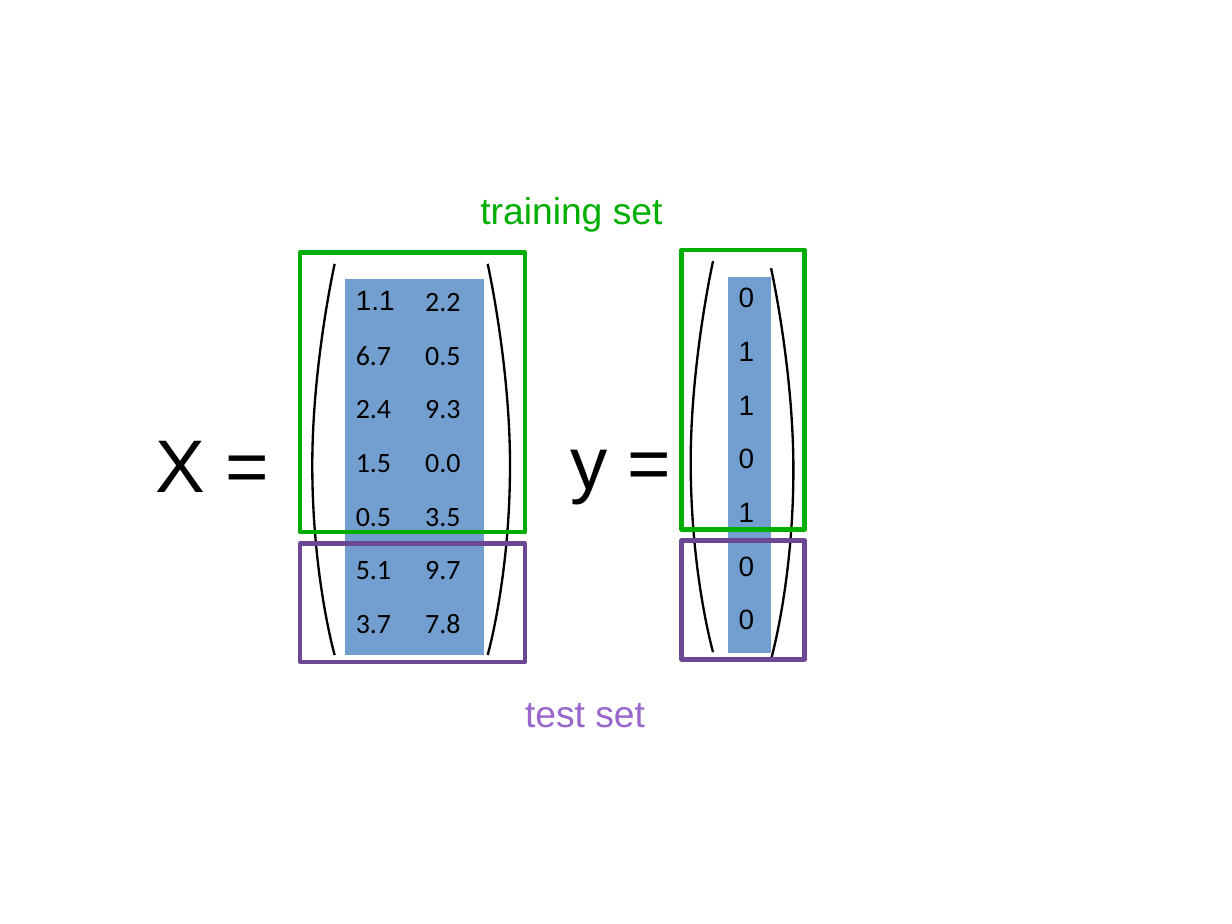
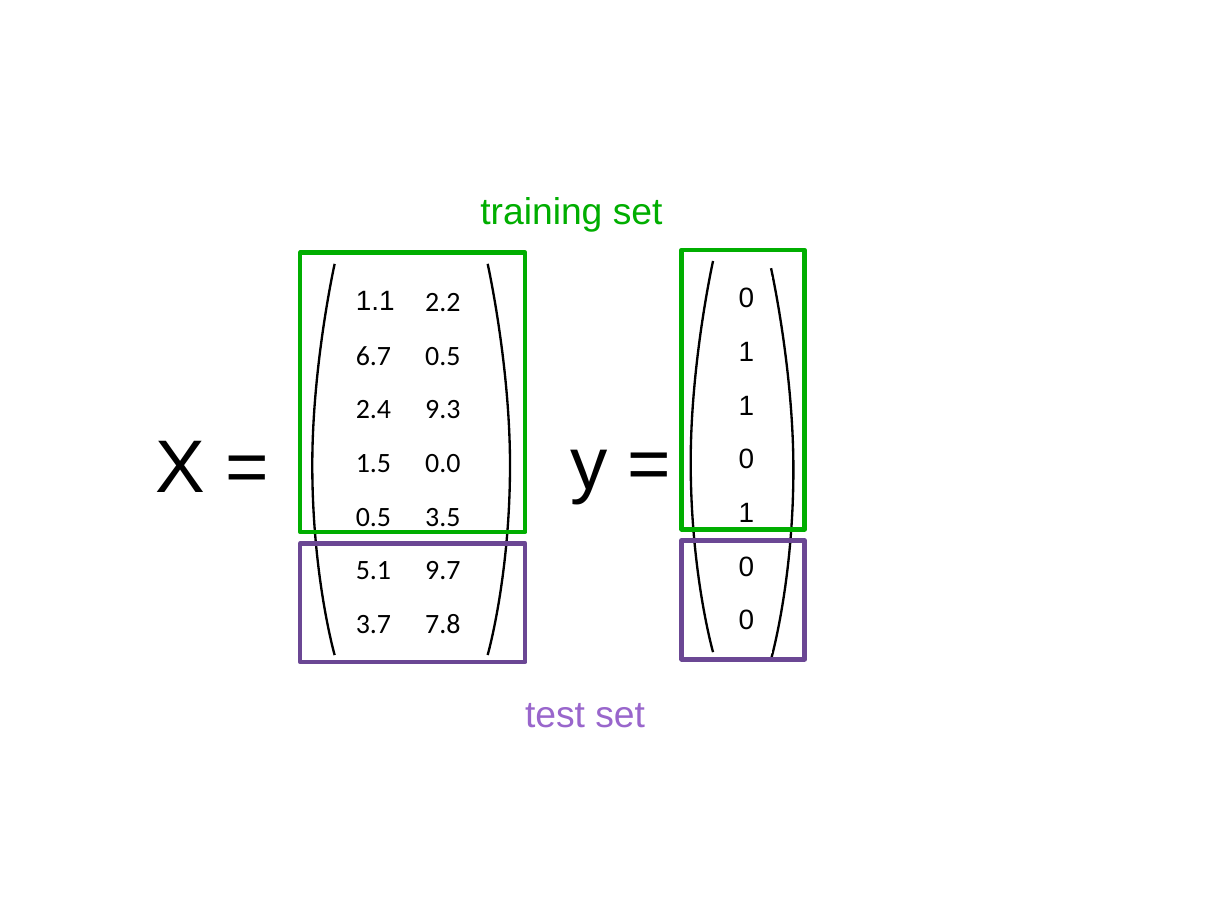
Before and after one commit to DS-BootCamp-DSI-Columbia/AY2017-2018-Winter-Collaboratory, a slide deck: slide 2 of Bootcamp-materials/slides/day3-model-evaluation.odp. Drawn at 1232x924 pixels with LibreOffice and Linux fonts; fonts in the diff are those of the drawing. Boxes give left, top, right and bottom in pixels: in the first picture for what was removed or moved away, otherwise in the second. Text is boxed around its words. In the diff, an @@ line names an element or a change of style, - is before the commit and + after.

```diff
--- a/Bootcamp-materials/slides/day3-model-evaluation.odp
+++ b/Bootcamp-materials/slides/day3-model-evaluation.odp
@@ table at (x1=345, y1=279, x2=484, y2=655) @@
@@ fill #729FCF to #FFFFFF in 14 cells @@
@@ borders changed @@
@@ table at (x1=728, y1=277, x2=771, y2=653) @@
@@ fill #729FCF to #FFFFFF in 7 cells @@
@@ borders changed @@
```
Also in this commit, not shown: 1 other file.
